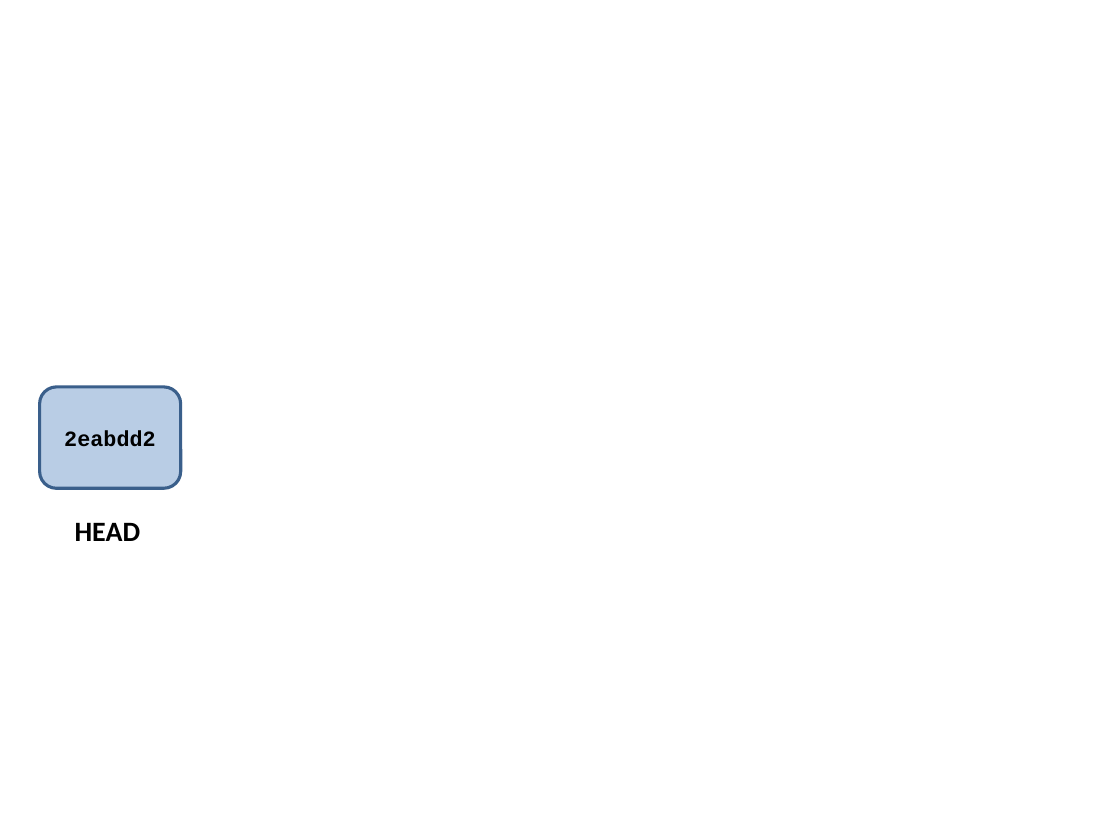
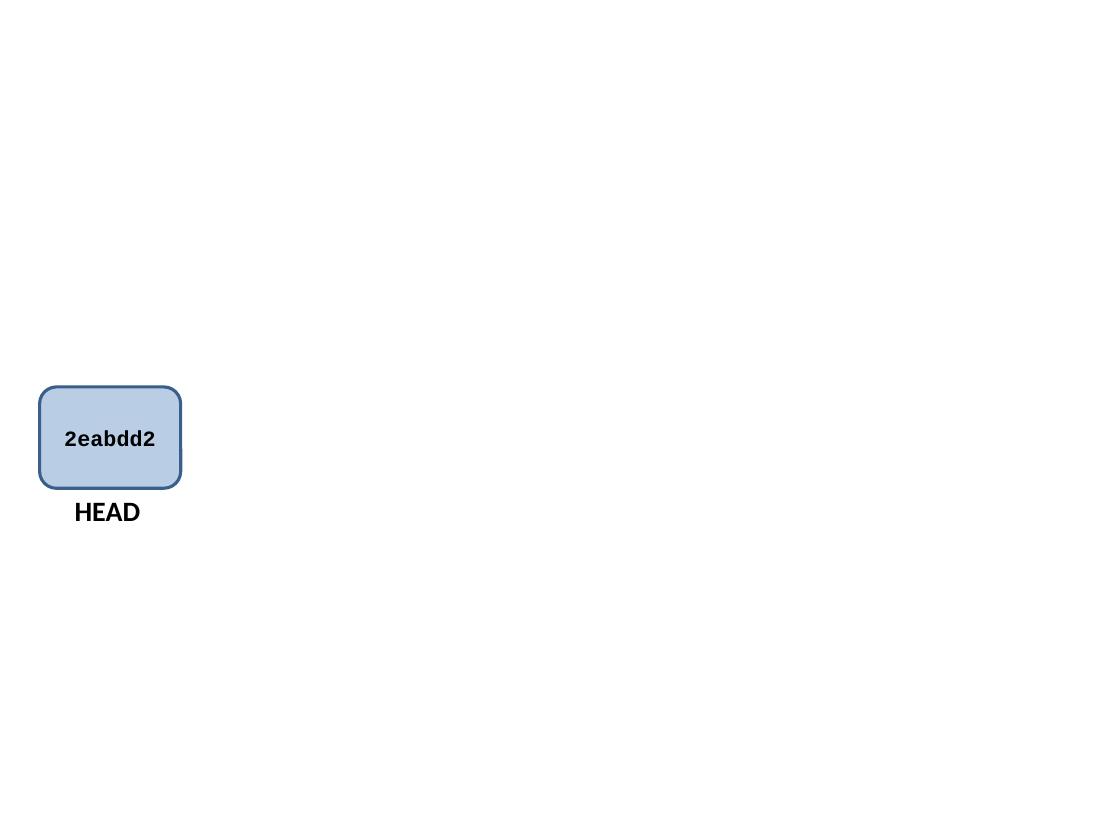
Before and after one commit to AdamCottrill/QFC_Workshop, a slide deck: slide 7 of PresentationFigures.pptx (slide 8 before the commit). Drawn at 1120x840 pixels with LibreOffice and Linux fonts; fonts in the diff are those of the drawing. Boxes give left, top, right and bottom in pixels: in the first picture for what was removed or moved away, otherwise in the second. Text is boxed around its words. In the diff, an @@ line names an element or a change of style, - is before the commit and + after.

```diff
--- a/PresentationFigures.pptx
+++ b/PresentationFigures.pptx
@@ text "HEAD": place and size @@
-text "HEAD" at (75, 523, 141, 541)
+text "HEAD" at (75, 503, 141, 521)
```
Also in this commit, not shown: 1 other slide changed, 6 slides added, 7 other files.
